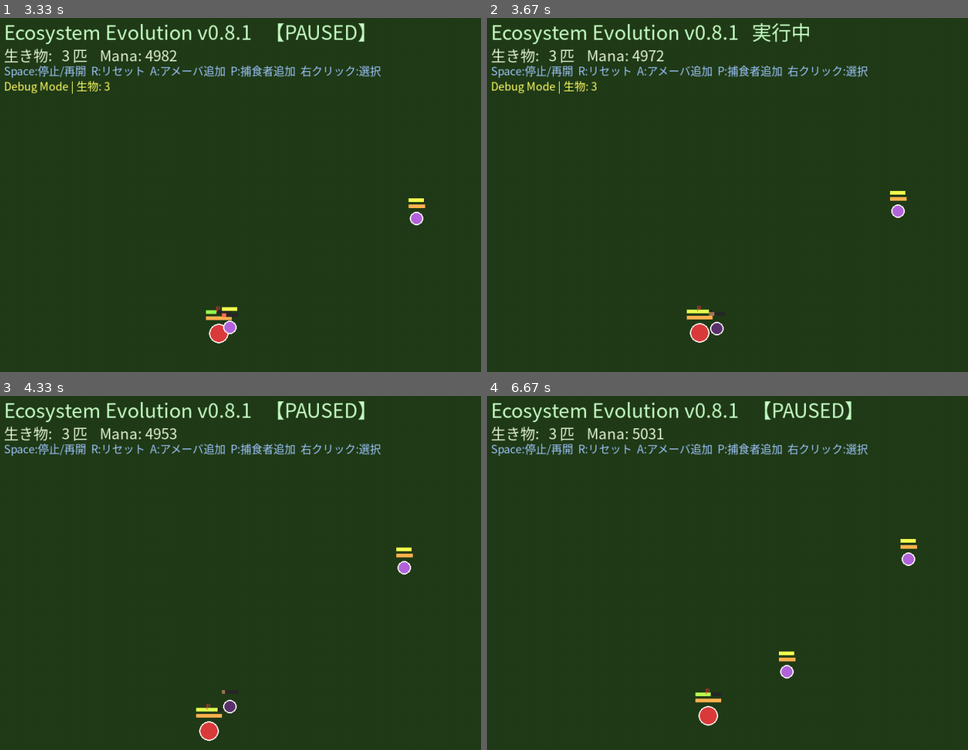
Above: before the commit, frames 1-4 (two rows, left to right).
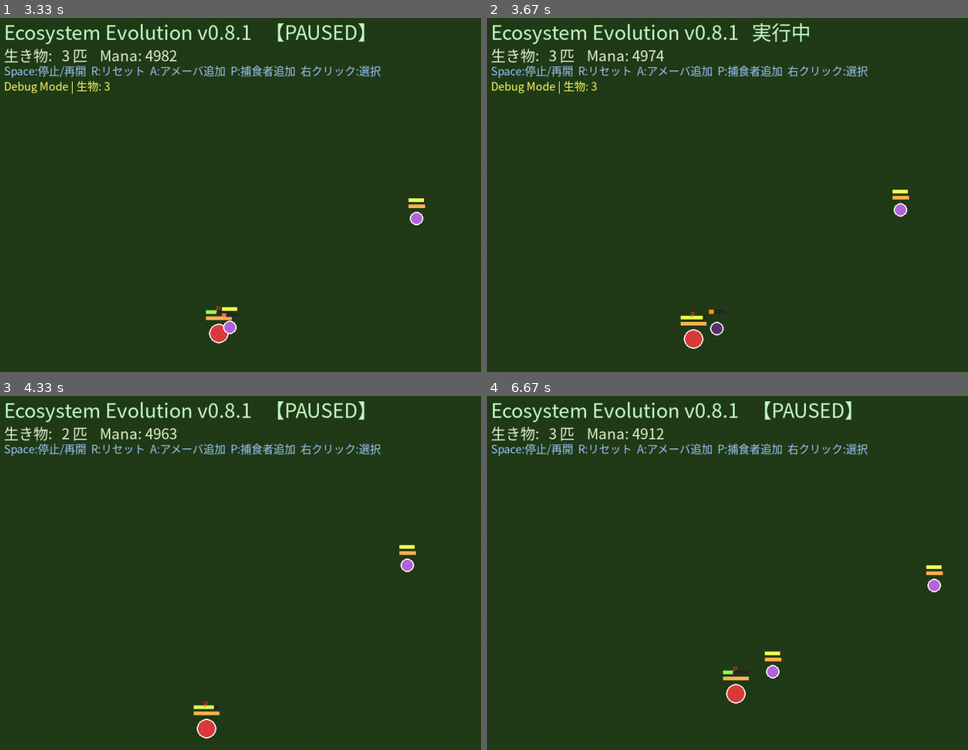
Above: after the commit, the same moments.

Repository: illuaStudio/ecosystem_evo
Game: pygame game, started from main.py
Two runs of this game, one before a commit and one after it. Both use one fixed random seed, a clock stepped at 60 frames per second and the inputs below.
Inputs (mouse positions are in pixels of both pictures, inside the frame that each line leads up to):
- Up to frame 1 (3.33 s): tap P at 0.33 s; hold D 0.67-1.13 s; move the mouse to (336, 269) at 0.7 s; click (125, 170) at 1.22 s; hold D 1.5-1.97 s; move the mouse to (120, 347) at 1.53 s; hold A 2-2.53 s; move the mouse to (408, 279) at 2.03 s; tap Space at 2.07, 2.37, 2.63, 2.93, 3.07 s; hold A 2.57-2.97 s; move the mouse to (346, 85) at 2.6 s; hold D from 3 s (still down); move the mouse to (91, 226) at 3.03 s
- Up to frame 2 (3.67 s): tap Space at 3.37 s; release D at 3.63 s
- Up to frame 3 (4.33 s): hold D from 4.17 s (still down); move the mouse to (outside the picture) at 4.2 s; tap Space at 4.23 s
- Up to frame 4 (6.67 s): tap Space at 4.53, 4.73, 5.03, 6.13, 6.43, 6.57 s; release D at 4.63 s; hold D 4.67-5.13 s; move the mouse to (722, 523) at 4.7 s; click (outside the picture) at 5.22 s; hold A 6.07-6.47 s; move the mouse to (outside the picture) at 6.1 s; hold D from 6.5 s (still down); move the mouse to (607, 558) at 6.53 s

Frame 1 is identical in both runs. In frame 2, 0.6% of the frame differs, in the area x 35-88%, y 9-94%; in frame 3, 0.7%; in frame 4, 1.4%, in the area x 30-95%, y 9-94%.

Commit message:
死骸の残存バイオマスの共通化

Diff:
--- a/creature.py
+++ b/creature.py
@@ -1,70 +1,211 @@
 # creature.py
+
 import random
 
+
+
 from entity import BaseEntity
+
 from creature_renderer import CreatureRenderer
+
 from species import Species
+
 from mind import UtilityMind
 
 
+
+
+
 class Creature(BaseEntity):
+
     """原始的な単細胞生物基底クラス"""
 
+
+
     def __init__(self, x, y, species_name: str = "Amoeba"):
+
         super().__init__(x, y)
 
+
+
         self.species = Species.create(species_name)
+
         self.traits = self.species.traits
 
+
+
         self.mind = UtilityMind(self.species.mind_data)
+
         self.current_action = None
+
         self.wander_angle = random.uniform(0, 360)
 
+
+
         self.max_hp = float(self.traits.get("max_hp", 100))
+
         self.hp = self.max_hp
+
         self.max_satiety = float(self.traits.get("max_satiety", 80))
+
         self.satiety = self.max_satiety
-        self.carcass_units = 0.0
+
+        self.remaining_biomass = 0.0
+
+        self.initial_biomass = 0.0
+
+
 
         self.world = None
+
         self.last_pos = self.pos.copy()
 
+
+
     def get_current_speed(self) -> float:
+
         return self.traits.get("move_speed", self.traits.get("base_speed", 1.0))
 
+
+
     def get_current_vision(self) -> float:
+
         return self.traits["base_vision"]
 
+
+
     def is_dead(self) -> bool:
+
+        """生存中は HP 判定。死骸は残存バイオマスが尽きたら削除対象。"""
+
         if self.alive:
+
             return self.hp <= 0
-        return self.carcass_units <= 0
+
+        return self.remaining_biomass <= 0
+
+
+
+    def biomass_ratio(self) -> float:
+
+        """残存バイオマスの割合（1.0=死亡直後, 0.0=消滅直前）"""
+
+        if self.initial_biomass <= 0:
+
+            return 0.0
+
+        return max(0.0, min(1.0, self.remaining_biomass / self.initial_biomass))
+
+
+
+    def become_corpse(self) -> None:
+
+        """死亡→死骸化。残存バイオマスをサイズ・栄養に比例して設定。"""
+
+        if not self.alive and self.initial_biomass > 0:
+
+            return
+
+
+
+        self.alive = False
+
+        self.hp = 0
+
+        size = float(self.traits.get("base_size", 9.0))
+
+        biomass = self.max_satiety * 0.75 + size * 2.2
+
+        self.remaining_biomass = biomass
+
+        self.initial_biomass = biomass
+
+
+
+    def _update_corpse(self) -> None:
+
+        """死骸専用: 自然分解でバイオマス減少とマナ還元（アクションなし）。"""
+
+        if self.remaining_biomass <= 0:
+
+            return
+
+
+
+        size = float(self.traits.get("base_size", 9.0))
+
+        decompose_amount = size * 0.018
+
+        self.remaining_biomass -= decompose_amount
+
+
+
+        if self.world:
+
+            self.world.return_mana_from_decomposition(decompose_amount * 0.65)
+
+
+
+        if self.remaining_biomass <= 0:
+
+            self.remaining_biomass = 0.0
+
+            if self.world:
+
+                self.world.return_mana_from_decomposition(15.0)
+
+
 
     def update(self):
+
         if not self.alive:
-            return
+
+            self._update_corpse()
+
+            return
+
+
 
         self.age += 1
+
         self.last_pos = self.pos.copy()
 
+
+
         self.satiety -= self.traits["metabolism_rate"]
 
+
+
         if self.satiety < 0:
+
             self.hp += self.satiety * 0.12
+
             self.satiety = 0
 
+
+
         if self.hp <= 0:
-            self.hp = 0
-            self.alive = False
-            self.carcass_units = self.max_hp
-            return
+
+            self.become_corpse()
+
+            return
+
+
 
         self.current_action = self.mind.decide_next_action(self)
+
         self.current_action.execute(self)
 
+
+
         if self.world:
+
             self.pos[0] = max(30, min(self.world.width - 30, self.pos[0]))
+
             self.pos[1] = max(30, min(self.world.height - 30, self.pos[1]))
 
+
+
     def draw(self, screen, camera):
+
         CreatureRenderer.draw(self, screen, camera)
--- a/creature_helpers.py
+++ b/creature_helpers.py
@@ -40,7 +40,7 @@
 
 
 def has_edible_carcass(target) -> bool:
-    return not target.alive and getattr(target, "carcass_units", 0) > 0
+    return not target.alive and getattr(target, "remaining_biomass", 0) > 0
 
 
 def is_living_prey(target, species_name: str) -> bool:
@@ -112,39 +112,34 @@
     prey.hp -= damage
 
     if prey.hp <= 0:
-        prey.hp = 0
-        prey.alive = False
-        prey.carcass_units = prey.max_hp
+        prey.become_corpse()
 
     return damage
 
 
 def consume_carcass(predator, carcass) -> float:
-    """死骸から満腹度を回復。得られた Satiety 量を返す。"""
-    if carcass.alive or carcass.carcass_units <= 0:
+    """死骸の残存バイオマスを消費して満腹度を回復。得られた Satiety 量を返す。"""
+    if carcass.alive or carcass.remaining_biomass <= 0:
         return 0.0
 
-    taken = min(
-        carcass.carcass_units,
-        predator.traits.get("attack_power", 1.0) * 8.0,
+    base_size = float(predator.traits.get("base_size", 9.0))
+    bite_gain = float(predator.traits.get("bite_gain", 1.35))
+    amount = min(
+        carcass.remaining_biomass * 0.45,
+        base_size * bite_gain * 1.6,
     )
-    carcass.carcass_units -= taken
-    if carcass.carcass_units <= 0:
-        carcass.carcass_units = 0.0
-        release_mana_from_carcass(carcass)
+    carcass.remaining_biomass -= amount * 0.9
 
-    gain = taken * predator.traits.get("bite_gain", 1.35)
-    predator.satiety = min(predator.max_satiety, predator.satiety + gain)
-    return gain
+    gained = amount * bite_gain
+    predator.satiety = min(predator.max_satiety, predator.satiety + gained)
 
+    if carcass.remaining_biomass <= 8.0:
+        world = carcass.world
+        if world:
+            world.return_mana_from_decomposition(carcass.remaining_biomass * 0.8)
+        carcass.remaining_biomass = 0.0
 
-def release_mana_from_carcass(creature) -> None:
-    """死骸が完全に消失したとき、サイズに比例してマナを還元。"""
-    world = getattr(creature, "world", None)
-    if world is None:
-        return
-    size = float(creature.traits.get("base_size", 9.0))
-    world.mana += size * 12.0 + creature.max_hp * 0.35
+    return gained
 
 
 def try_predate(predator, target) -> None:
--- a/creature_renderer.py
+++ b/creature_renderer.py
@@ -36,10 +36,13 @@
         bar_x = sx - bar_w // 2
 
         if is_carcass:
-            fill = 0.0 if creature.max_hp <= 0 else creature.carcass_units / creature.max_hp
-            bar_y = sy - size - 18
-            pygame.draw.rect(screen, (40, 40, 40), (bar_x, bar_y, bar_w, 6))
-            pygame.draw.rect(screen, (160, 120, 80), (bar_x, bar_y, int(bar_w * fill), 6))
+            biomass = creature.biomass_ratio() if hasattr(creature, "biomass_ratio") else 0.0
+            bar_y = sy - size - 22
+            bar_color = CreatureRenderer._biomass_bar_color(biomass)
+            pygame.draw.rect(screen, (40, 40, 40), (bar_x, bar_y, bar_w, 7))
+            pygame.draw.rect(
+                screen, bar_color, (bar_x, bar_y, int(bar_w * biomass), 7)
+            )
         else:
             bar_y_sat = sy - size - 24
             bar_y_hp = sy - size - 14
@@ -63,3 +66,13 @@
             font = pygame.font.SysFont("msgothic", 12)
             text = font.render("P", True, (255, 60, 60))
             screen.blit(text, (sx - 5, sy - size - 35))
+
+    @staticmethod
+    def _biomass_bar_color(ratio: float) -> tuple:
+        """残存バイオマス 1.0→緑, 0.5→黄, 0.0→赤"""
+        ratio = max(0.0, min(1.0, ratio))
+        if ratio > 0.5:
+            t = (ratio - 0.5) * 2.0
+            return (int(255 * (1.0 - t)), 255, 0)
+        t = ratio * 2.0
+        return (255, int(255 * t), 0)
--- a/renderer.py
+++ b/renderer.py
@@ -44,8 +44,12 @@
                 f"速度: {sc.get_current_speed():.2f}",
                 f"現在のAction: {action_name}",
             ]
-            if not sc.alive and sc.carcass_units > 0:
-                texts.insert(3, f"死骸残量: {sc.carcass_units:.1f}")
+            if not sc.alive:
+                texts.insert(
+                    3,
+                    f"バイオマス: {sc.remaining_biomass:.1f}/{sc.initial_biomass:.1f} "
+                    f"({sc.biomass_ratio() * 100:.0f}%)",
+                )
 
             for text in texts:
                 self.screen.blit(self.small_font.render(text, True, (255, 255, 255)), (15, y))
--- a/world.py
+++ b/world.py
@@ -23,10 +23,9 @@
         self.obstacles = []
         self.resources = []
 
-        # 世界全体のマナ総量（生産者が吸収、死骸消化で還元）
-        # 動作確認: debug_mode 有効 → 画面上部に Mana 表示。アメーバ選択で
-        # Action=ManaWanderAction・満腹度上昇と Mana 減少を確認。捕食者が死骸を
-        # 食い尽くすと Mana が増える（サイズ比例で還元）。
+        # 世界全体のマナ総量（生産者が吸収、死骸の残存バイオマスから還元）
+        # 動作確認: 死骸の緑→赤バーが捕食で急減、放置で緩やかに減少。
+        # バー0で消滅し Mana が増える。画面上部の Mana 表示で確認。
         self.mana: float = 5000.0
 
         # 初期生物生成
@@ -46,6 +45,11 @@
     def remove_creature(self, creature):
         if creature in self.creatures:
             self.creatures.remove(creature)
+
+    def return_mana_from_decomposition(self, amount: float) -> None:
+        """死骸の自然分解・捕食残りからのマナ還元。"""
+        if amount > 0:
+            self.mana += amount
 
     def update(self):
         """全生物更新"""
